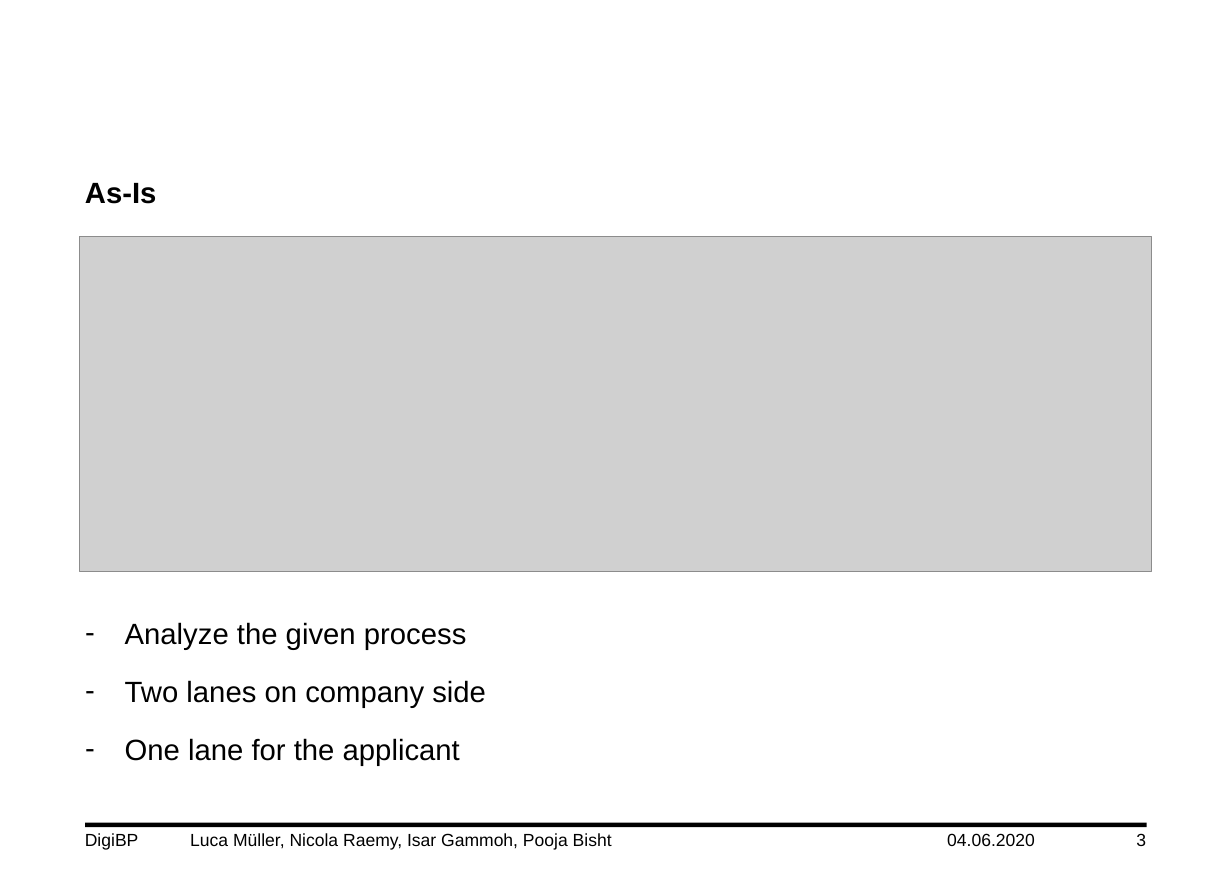
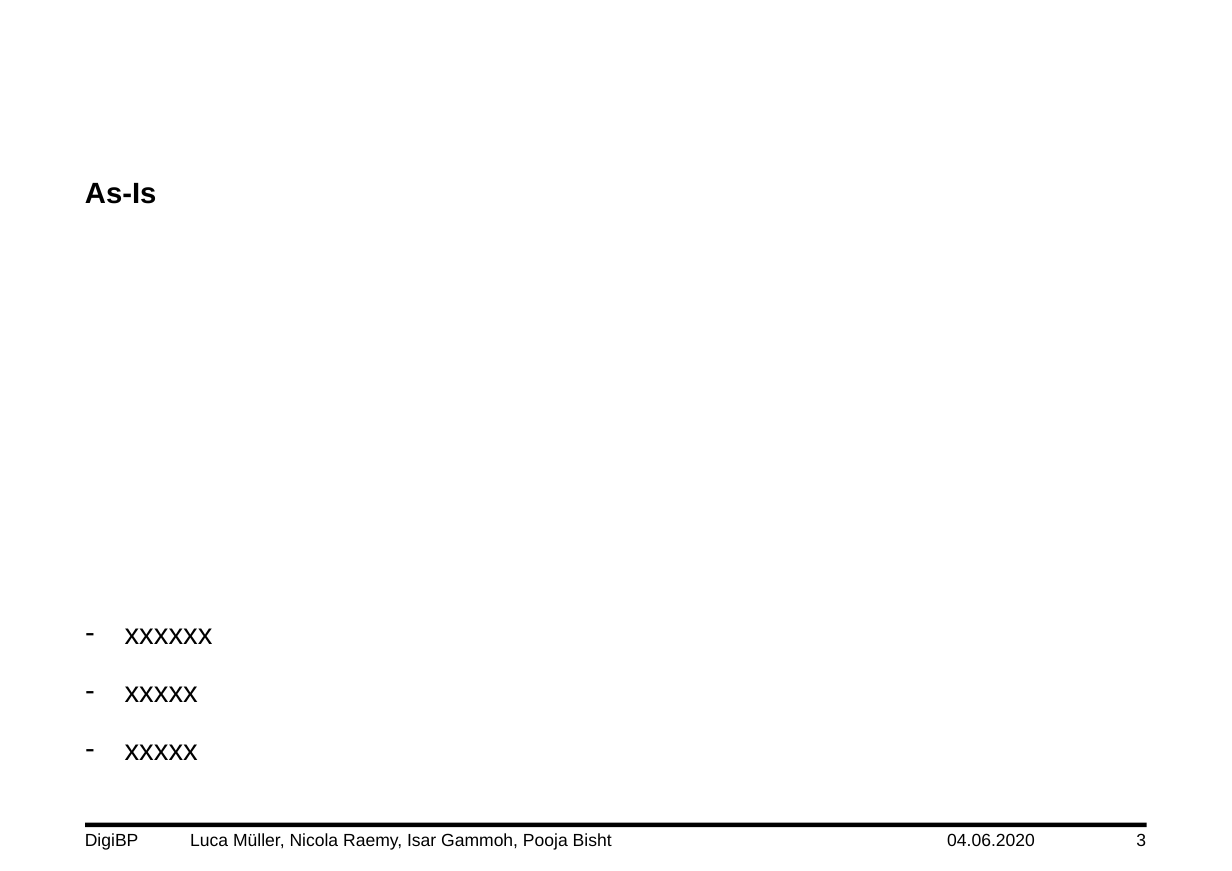
Before and after one commit to DigiBP/DigiBP_DanishBlue, a slide deck: slide 3 of Presentation/DigiBP_DanishBlue_Presentation_V0.3.pptx. Drawn at 1232x871 pixels with LibreOffice and Linux fonts; fonts in the diff are those of the drawing; grey boxes stand for pictures; background and template pictures are left out. Boxes give left, top, right and bottom in pixels: in the first picture for what was removed or moved away, otherwise in the second. Text is boxed around its words. In the diff, an @@ line names an element or a change of style, - is before the commit and + after.

```diff
--- a/Presentation/DigiBP_DanishBlue_Presentation_V0.3.pptx
+++ b/Presentation/DigiBP_DanishBlue_Presentation_V0.3.pptx
@@ picture removed at (79,236,1152,571) @@
@@ text at (125,628,213,760): text changed @@
-– Analyze the given process
-– Two lanes on company side
-– One lane for the applicant
+– xxxxxx
+– xxxxx
+– xxxxx
```
Also in this commit, not shown: 6 other slides changed, 2 slides added.
